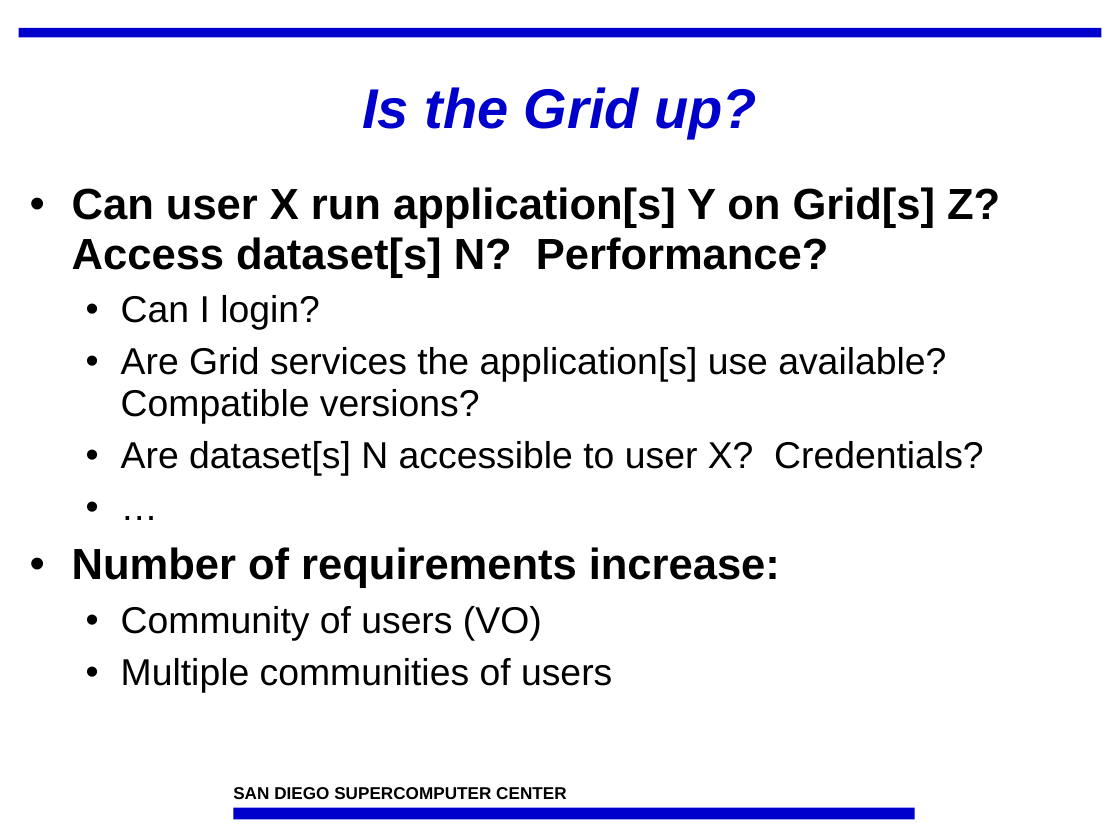
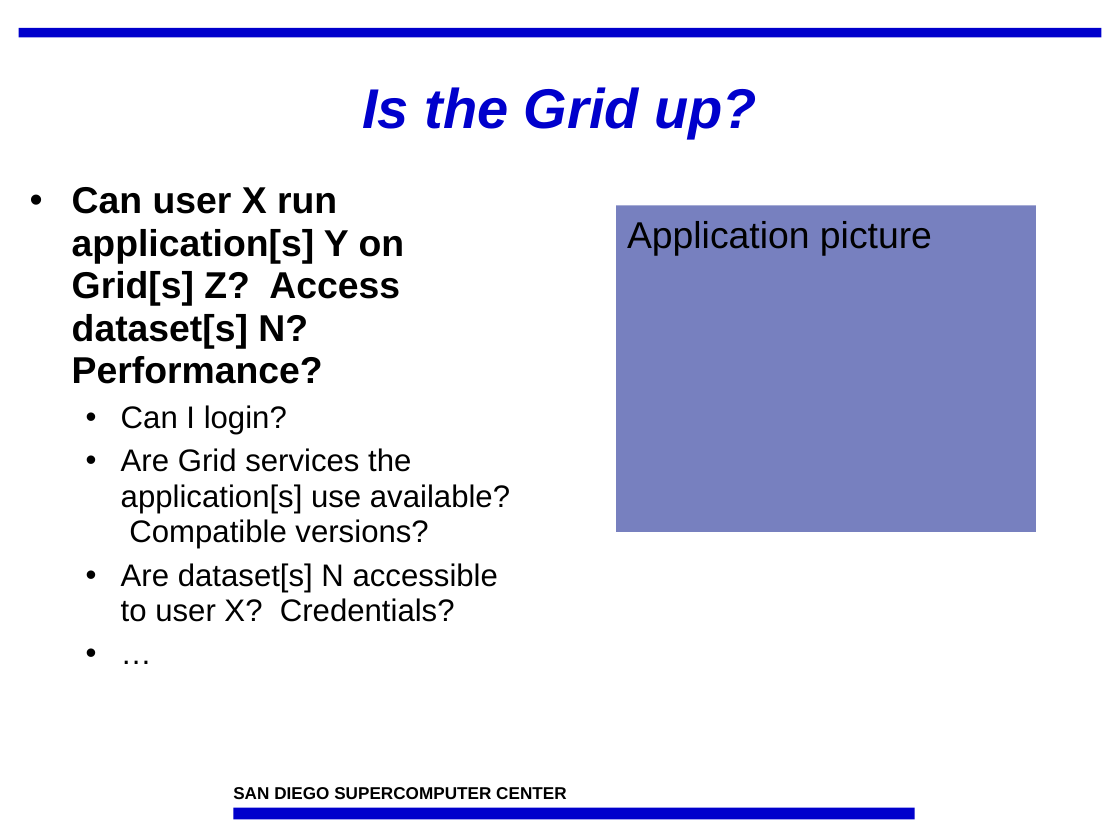
Before and after one commit to IncaProject/inca-xsede, a slide deck: slide 3 of talks/inca_sc05.ppt. Drawn at 1120x840 pixels with LibreOffice and Linux fonts; fonts in the diff are those of the drawing; background and template pictures are left out. Boxes give left, top, right and bottom in pixels: in the first picture for what was removed or moved away, otherwise in the second. Text is boxed around its words. In the diff, an @@ line names an element or a change of style, - is before the commit and + after.

```diff
--- a/talks/inca_sc05.ppt
+++ b/talks/inca_sc05.ppt
@@ text "Can user X run application[s] ..." at [72,187,510,622]: size 28 to 24 pt in "Can user X run application[s] Y on ..."; size 24 to 20 pt in "Can I login?", "Are Grid services the application[s] use available? ...", "Are dataset[s] N accessible to user X? ...", "…"; less space between paragraphs @@
@@ rectangle added at [616,205,1036,532], fill #7780BF, 24 pt, text #000000 @@
+Application picture
@@ text at [72,547,780,692]: paragraphs removed @@
-• Number of requirements increase:
-  • Community of users (VO)
-  • Multiple communities of users
```
Also in this commit, not shown: 6 other slides changed, 1 slide added, 1 slide removed.
